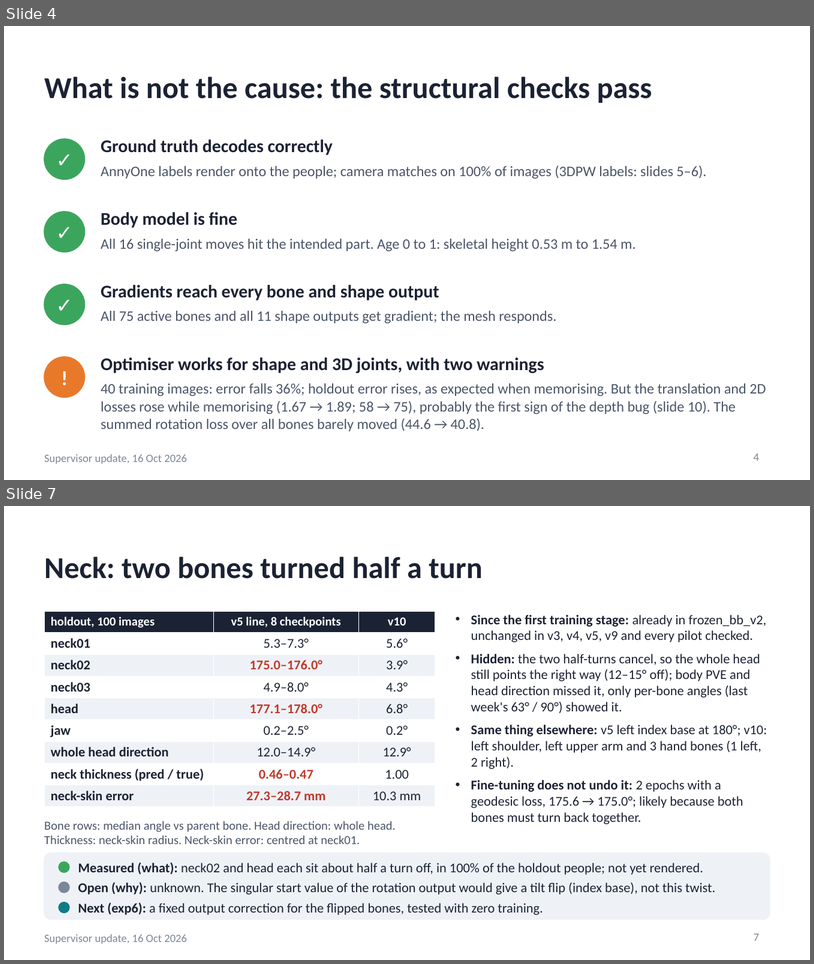
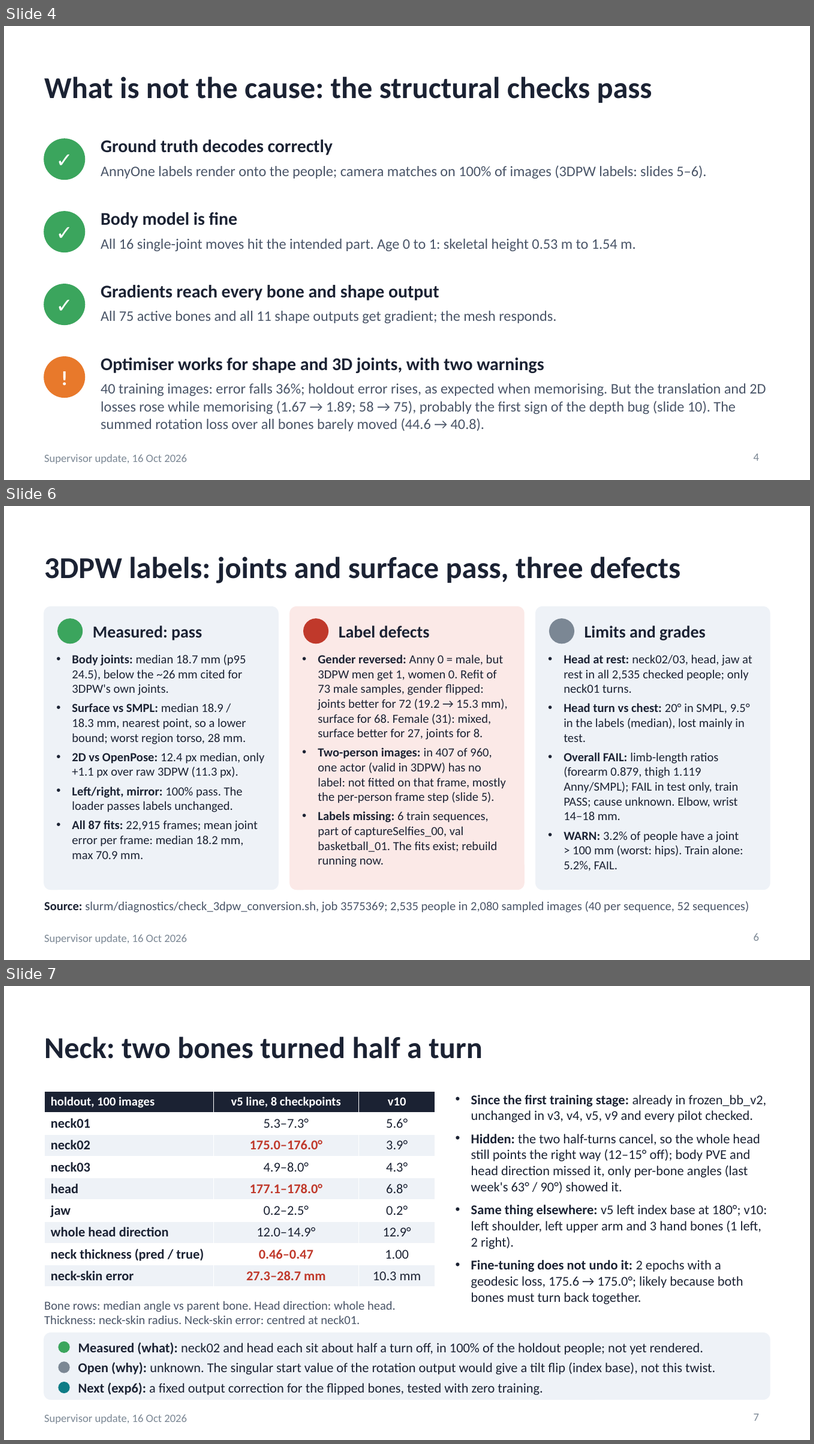
Before and after one commit to saadnajib/Multi-Person-Whole-Body-Human-Mesh-Recovery-in-a-Single-Shot-with-Annyone-dataset-and-3dpw-dataset, a slide deck: docs/supervisor_update_2026-10-16.pptx. Shown one above the other, each under a label of ours: slides 4 and 7 before the commit, slides 4, 6 and 7 after it; the slides between them are not shown. The pictures are 814x964 and 814x1444 pixels, drawn with LibreOffice and Linux fonts; fonts in the diff are those of the drawing. Boxes give left, top, right and bottom in pixels: in the first picture for what was removed or moved away, otherwise in the second. Text is boxed around its words. In the diff, an @@ line names an element or a change of style, - is before the commit and + after.

```diff
--- a/docs/supervisor_update_2026-10-16.pptx
+++ b/docs/supervisor_update_2026-10-16.pptx
@@ slide 6 added at (4,506,810,960), background #FFFFFF; not listed: 1 template element that a slide beside it also shows @@
@@ title added at (44,556,681,583), 27 pt, text #1B2233, bold @@
+3DPW labels: joints and surface pass, three defects
@@ rounded rectangle added at (44,607,278,889), fill #EEF2F7, outline #EEF2F7 1 pt @@
@@ rounded rectangle added at (290,607,524,889), fill #FBE9E7, outline #FBE9E7 1 pt @@
@@ rounded rectangle added at (536,607,770,889), fill #EEF2F7, outline #EEF2F7 1 pt @@
@@ ellipse added at (58,619,82,643), fill #3BA55D, outline #3BA55D 1 pt @@
@@ text added at (93,625,202,640), 15 pt, text #1B2233, bold @@
+Measured: pass
@@ ellipse added at (304,619,328,643), fill #C0392B, outline #C0392B 1 pt @@
@@ text added at (339,625,430,638), 15 pt, text #1B2233, bold @@
+Label defects
@@ ellipse added at (550,619,574,643), fill #7B8794, outline #7B8794 1 pt @@
@@ text added at (585,625,706,640), 15 pt, text #1B2233, bold @@
+Limits and grades
@@ text added at (72,654,265,859), 11 pt, text #1B2233 @@
+• Body joints: median 18.7 mm (p95 24.5), below the ~26 mm cited for 3DPW's own joints.
+• Surface vs SMPL: median 18.9 / 18.3 mm, nearest point, so a lower bound; worst region torso, 28 mm.
+• 2D vs OpenPose: 12.4 px median, only +1.1 px over raw 3DPW (11.3 px).
+• Left/right, mirror: 100% pass. The loader passes labels unchanged.
+• All 87 fits: 22,915 frames; mean joint error per frame: median 18.2 mm, max 70.9 mm.
@@ text added at (318,654,508,867), 11 pt, text #1B2233 @@
+• Gender reversed: Anny 0 = male, but 3DPW men get 1, women 0. Refit of 73 male samples, gender flipped: joints better for 72 (19.2 → 15.3 mm), surface for 68. Female (31): mixed, surface better for 27, joints for 8.
+• Two-person images: in 407 of 960, one actor (valid in 3DPW) has no label: not fitted on that frame, mostly the per-person frame step (slide 5).
+• Labels missing: 6 train sequences, part of captureSelfies_00, val basketball_01. The fits exist; rebuild running now.
@@ text added at (564,654,753,871), 11 pt, text #1B2233 @@
+• Head at rest: neck02/03, head, jaw at rest in all 2,535 checked people; only neck01 turns.
+• Head turn vs chest: 20° in SMPL, 9.5° in the labels (median), lost mainly in test.
+• Overall FAIL: limb-length ratios (forearm 0.879, thigh 1.119 Anny/SMPL); FAIL in test only, train PASS; cause unknown. Elbow, wrist 14–18 mm.
+• WARN: 3.2% of people have a joint > 100 mm (worst: hips). Train alone: 5.2%, FAIL.
@@ text added at (44,901,749,912), 11 pt, text #4A5568 @@
+Source: slurm/diagnostics/check_3dpw_conversion.sh, job 3575369; 2,535 people in 2,080 sampled images (40 per sequence, 52 sequences)
@@ page number added at (754,933,759,940), 10 pt, text #7B8794 @@
+6
```
Also in this commit, not shown: 5 slides changed, 1 slide removed, 1 other file.
